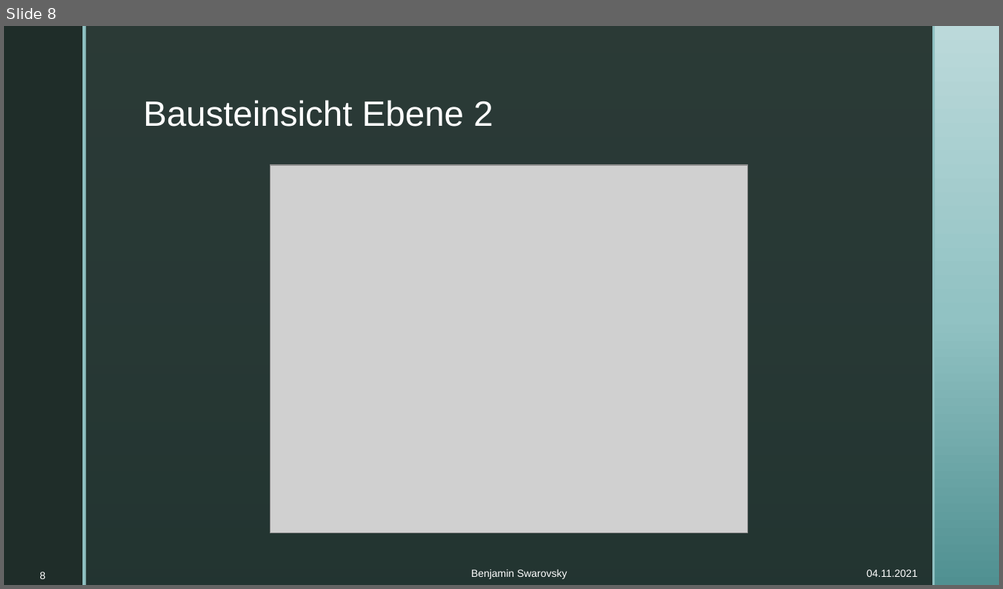
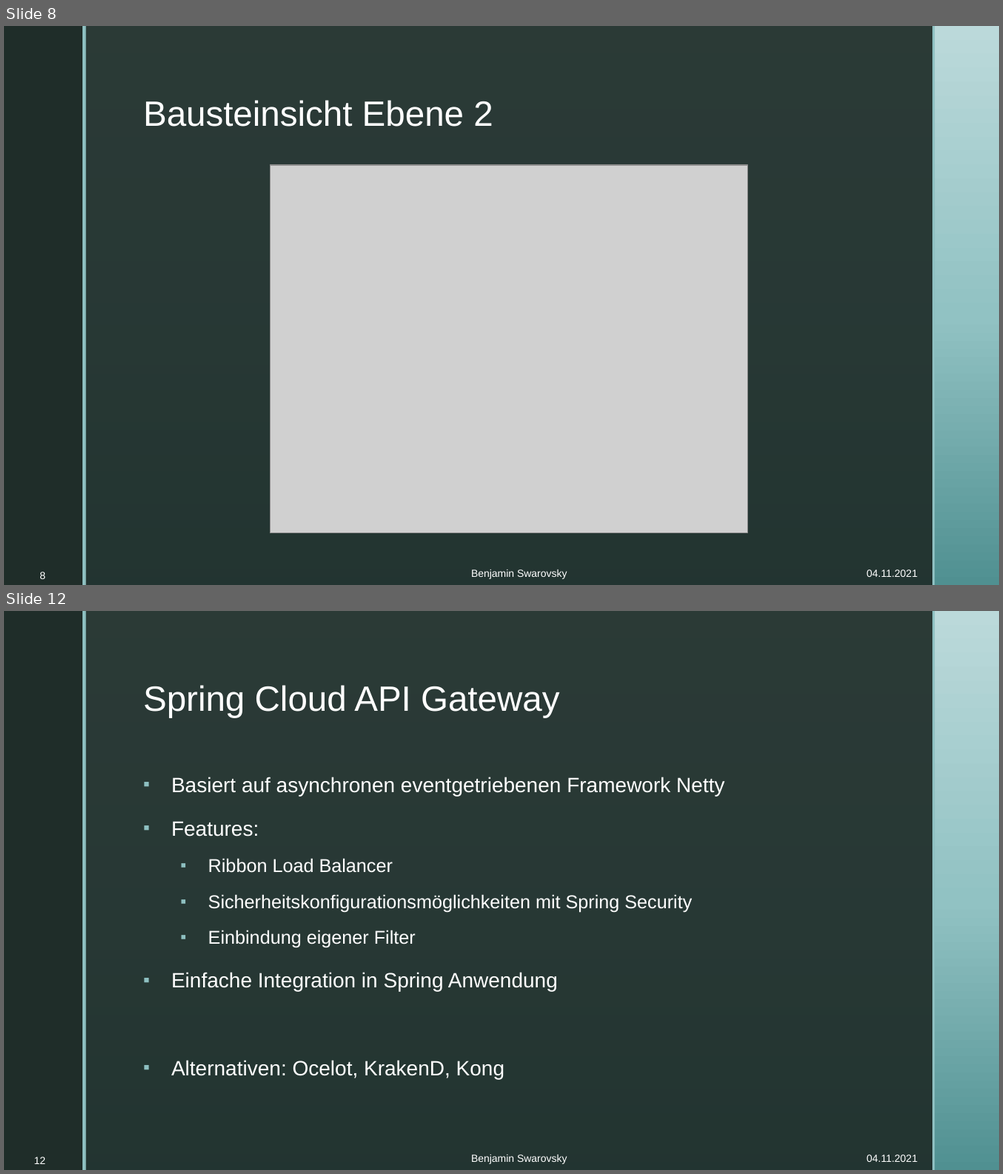
Before and after one commit to BenjaminS01/Abschluss, a slide deck: Vortrag.pptx. Shown one above the other, each under a label of ours: slide 8 before the commit, slides 8 and 12 after it; the slides between them are not shown. The pictures are 1003x589 and 1003x1174 pixels, drawn with LibreOffice and Linux fonts; fonts in the diff are those of the drawing; grey boxes stand for pictures; background and template pictures are left out. Boxes give left, top, right and bottom in pixels: in the first picture for what was removed or moved away, otherwise in the second. Text is boxed around its words. In the diff, an @@ line names an element or a change of style, - is before the commit and + after.

Commit message:
Vortrag Gateway und Load Balancer

```diff
--- a/Vortrag.pptx
+++ b/Vortrag.pptx
@@ slide 12 added at (4, 611, 999, 1170), background picture (left out); not listed: 4 template elements that a slide beside it also shows @@
@@ title added at (143, 685, 560, 718), 34 pt, text #FFFFFF @@
+Spring Cloud API Gateway
@@ text added at (171, 777, 724, 1079), 20 pt, text #FFFFFF @@
+▪ Basiert auf asynchronen eventgetriebenen Framework Netty
+▪ Features:
+  ▪ Ribbon Load Balancer
+  ▪ Sicherheitskonfigurationsmöglichkeiten mit Spring Security
+  ▪ Einbindung eigener Filter
+▪ Einfache Integration in Spring Anwendung
+▪ Alternativen: Ocelot, KrakenD, Kong
@@ page number added at (34, 1157, 46, 1165), 10 pt, text #FFFFFF @@
+12
@@ text added at (471, 1155, 566, 1165), 10 pt, text #FFFFFF @@
+Benjamin Swarovsky
@@ text added at (866, 1155, 917, 1162), 10 pt, text #FFFFFF @@
+04.11.2021
```
Also in this commit, not shown: 4 slides changed, 2 other slides added.
